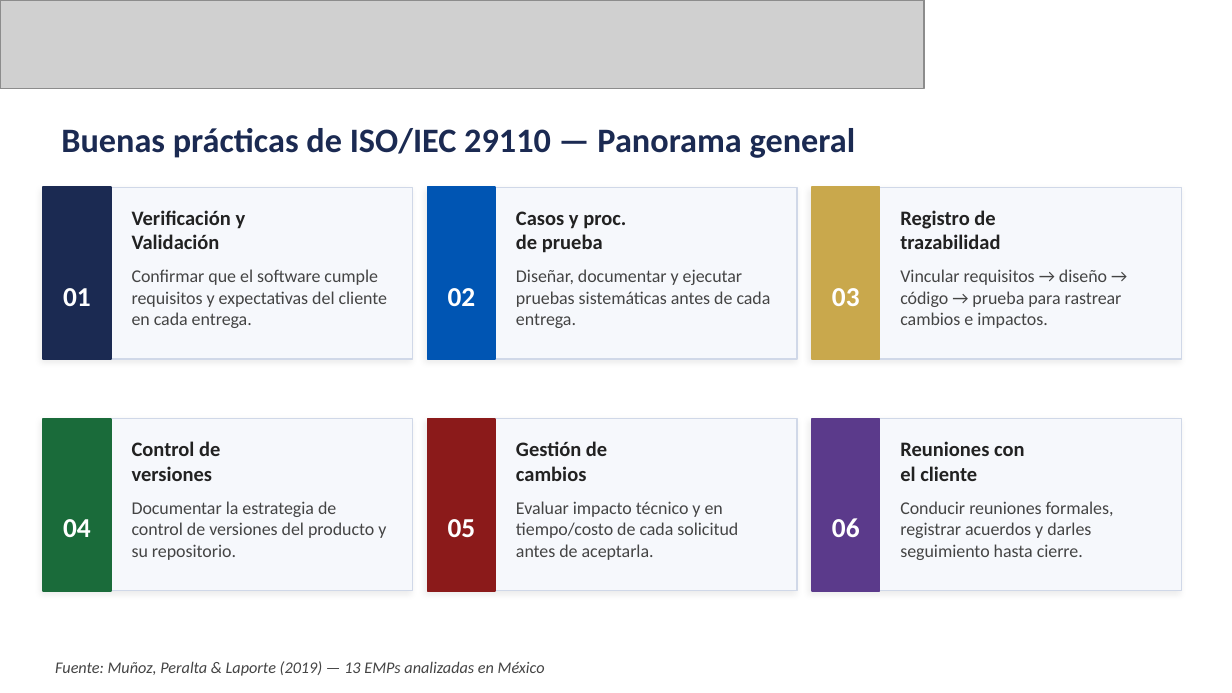
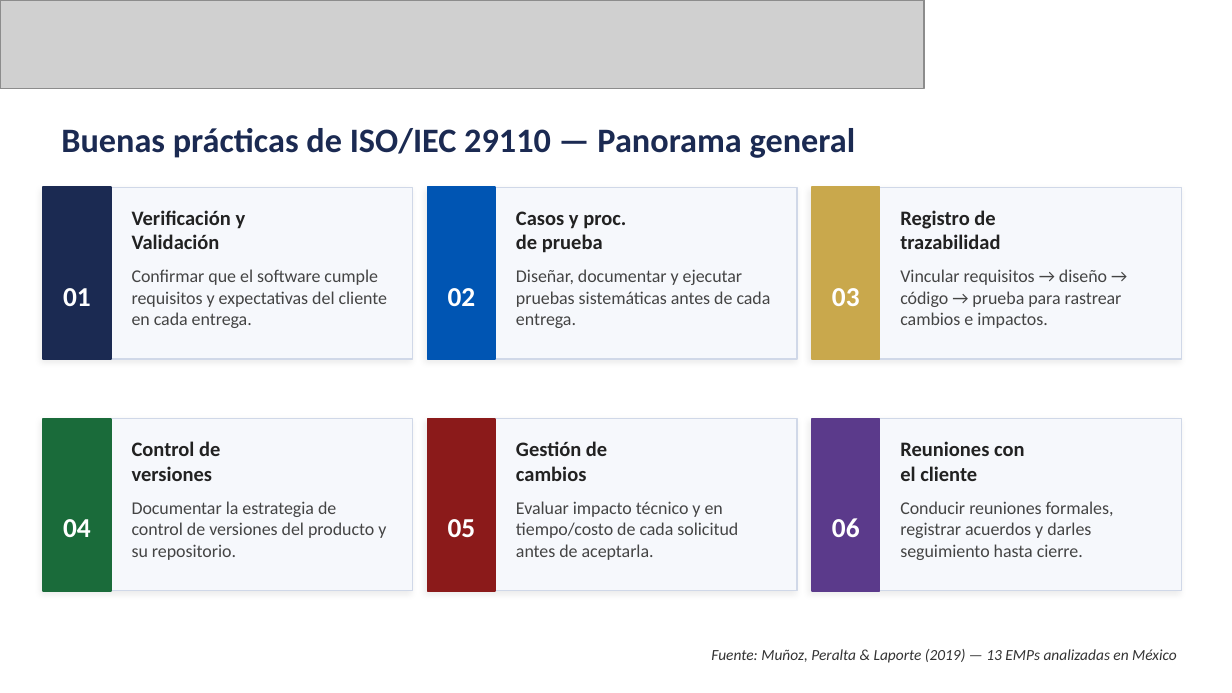
Before and after one commit to cesarabs54/Q6-NRC-1384-EMCDS, a slide deck: slide 4 of Semana_3/Semana_3_ISO_IEC_29110.pptx. Drawn at 1232x693 pixels with LibreOffice and Linux fonts; fonts in the diff are those of the drawing; grey boxes stand for pictures; background and template pictures are left out. Boxes give left, top, right and bottom in pixels: in the first picture for what was removed or moved away, otherwise in the second. Text is boxed around its words. In the diff, an @@ line names an element or a change of style, - is before the commit and + after.

```diff
--- a/Semana_3/Semana_3_ISO_IEC_29110.pptx
+++ b/Semana_3/Semana_3_ISO_IEC_29110.pptx
@@ text "Fuente: Muñoz, Peralta & Laporte ...": place and size @@
-text "Fuente: Muñoz, Peralta & Laporte ..." at (55, 661, 545, 676)
+text "Fuente: Muñoz, Peralta & Laporte ..." at (711, 649, 1177, 663)
@@ text "Fuente: Muñoz, Peralta & Laporte ..." at (711, 649, 1177, 663): size 9.5 to 9 pt, text colour #444444 to #333333; alignment left to right @@
```
Also in this commit, not shown: 2 other slides changed, 5 other files.
